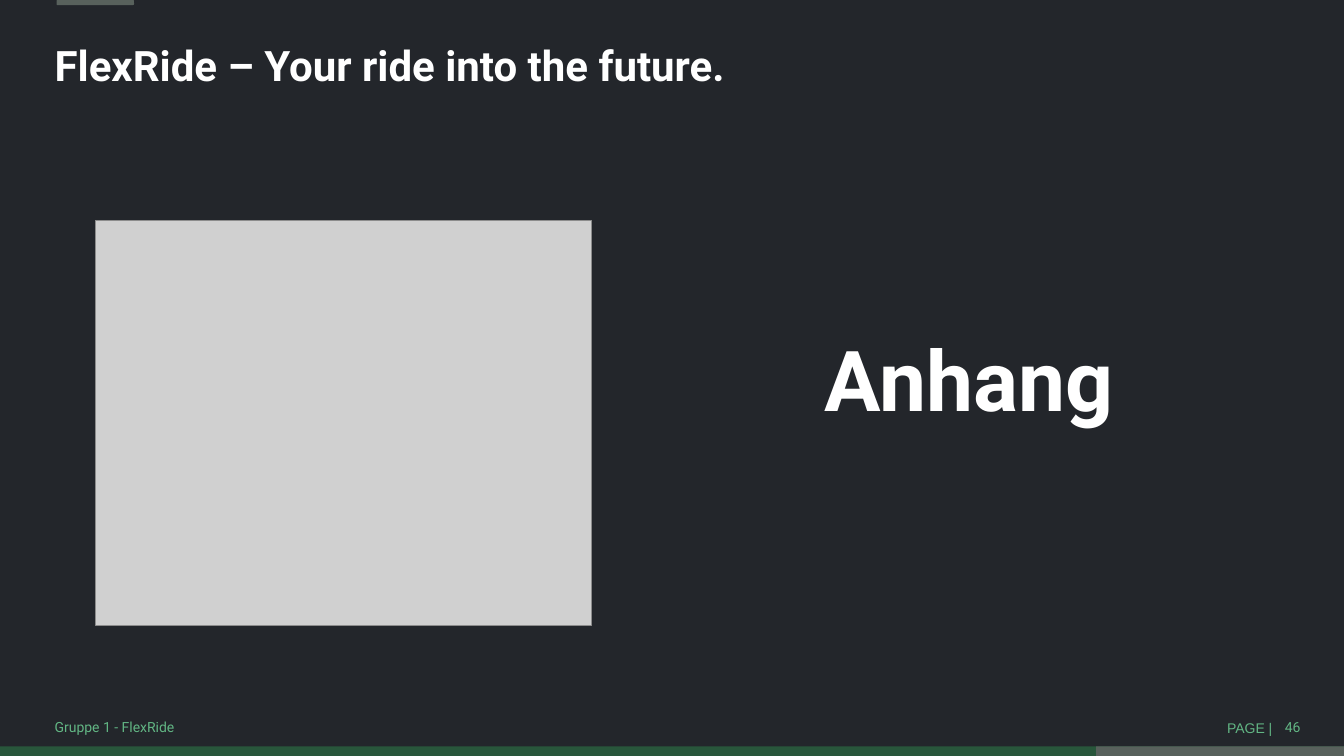
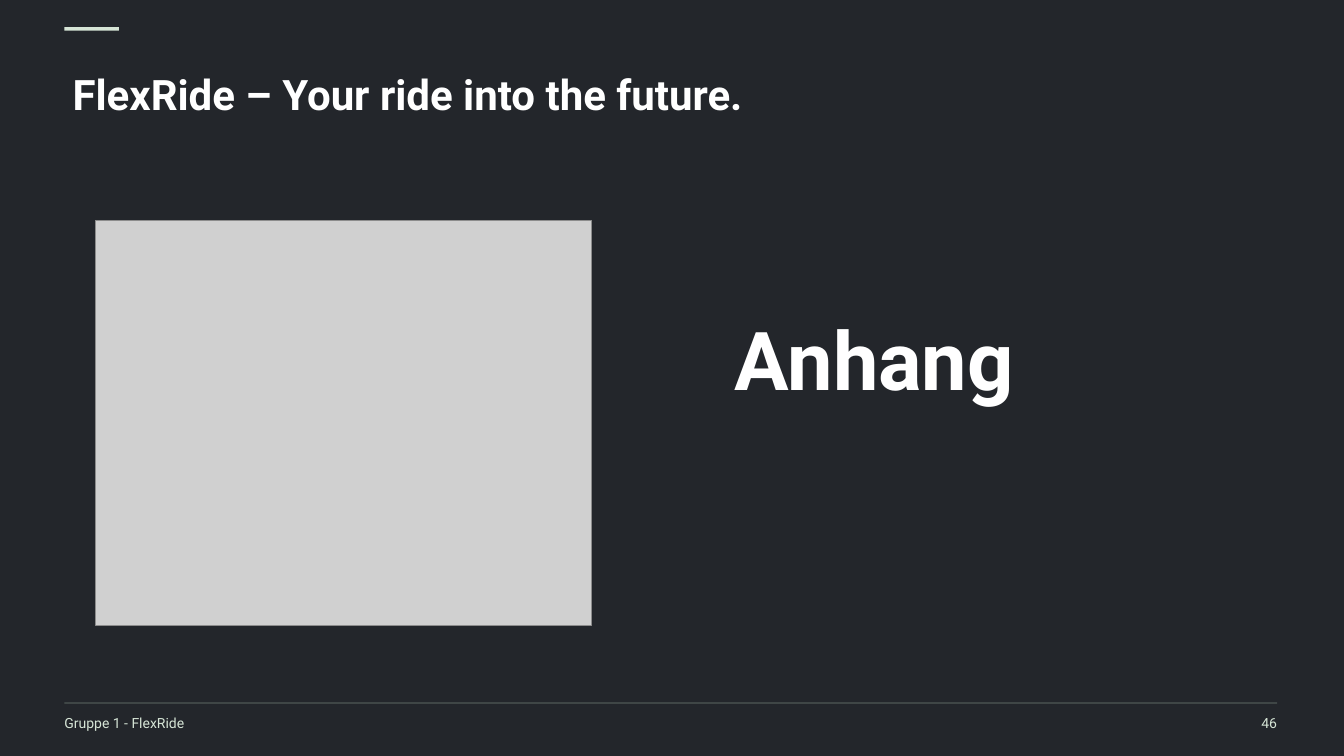
Before and after one commit to Mclement197/Economics-of-electromobility, a slide deck: slide 46 of website-src/downloads/VoltoShare-Praesentation.pptx. Drawn at 1344x756 pixels with LibreOffice and Linux fonts; fonts in the diff are those of the drawing; grey boxes stand for pictures. Boxes give left, top, right and bottom in pixels: in the first picture for what was removed or moved away, otherwise in the second. Text is boxed around its words. In the diff, an @@ line names an element or a change of style, - is before the commit and + after.

```diff
--- a/website-src/downloads/VoltoShare-Praesentation.pptx
+++ b/website-src/downloads/VoltoShare-Praesentation.pptx
@@ rounded rectangle removed at [56,0,134,5] @@
@@ rectangle added at [65,27,119,31], fill #D6E5D6 @@
@@ title "FlexRide – Your ride into ...": place and size @@
-title "FlexRide – Your ride into ..." at [55,49,725,82]
+title "FlexRide – Your ride into ..." at [73,78,742,111]
@@ title "FlexRide – Your ride into ..." at [73,78,742,111]: line spacing 0.9 to 1.06; more space between paragraphs; vertical alignment middle to top @@
@@ text "Anhang": place and size @@
-text "Anhang" at [824,348,1113,429]
+text "Anhang" at [735,329,1014,407]
@@ text "Anhang" at [735,329,1014,407]: size 60 to 58 pt; line spacing 1.1 to 1.06; less space between paragraphs @@
@@ text "Gruppe 1 - FlexRide": place and size @@
-text "Gruppe 1 - FlexRide" at [55,721,175,735]
+text "Gruppe 1 - FlexRide" at [64,717,185,731]
@@ text "Gruppe 1 - FlexRide" at [64,717,185,731]: text colour #62B684 to #D6E5D6; line spacing 1 to 1.06; more space between paragraphs; vertical alignment middle to top @@
@@ rectangle added at [65,703,1277,704], fill #748178 @@
@@ page number at [1261,718,1277,728]: text colour #62B684 to #D6E5D6; line spacing 1 to 1.06; more space between paragraphs; vertical alignment middle to top @@
@@ page number: place and size @@
-page number at [1285,722,1301,732]
+page number at [1261,718,1277,728]
@@ freeform shape removed at [0,747,1344,756] @@
@@ freeform shape removed at [1096,747,1344,756] @@
@@ text removed at [1227,723,1265,733] @@
-PAGE |
```
Also in this commit, not shown: 48 other slides changed, 56 other files.
